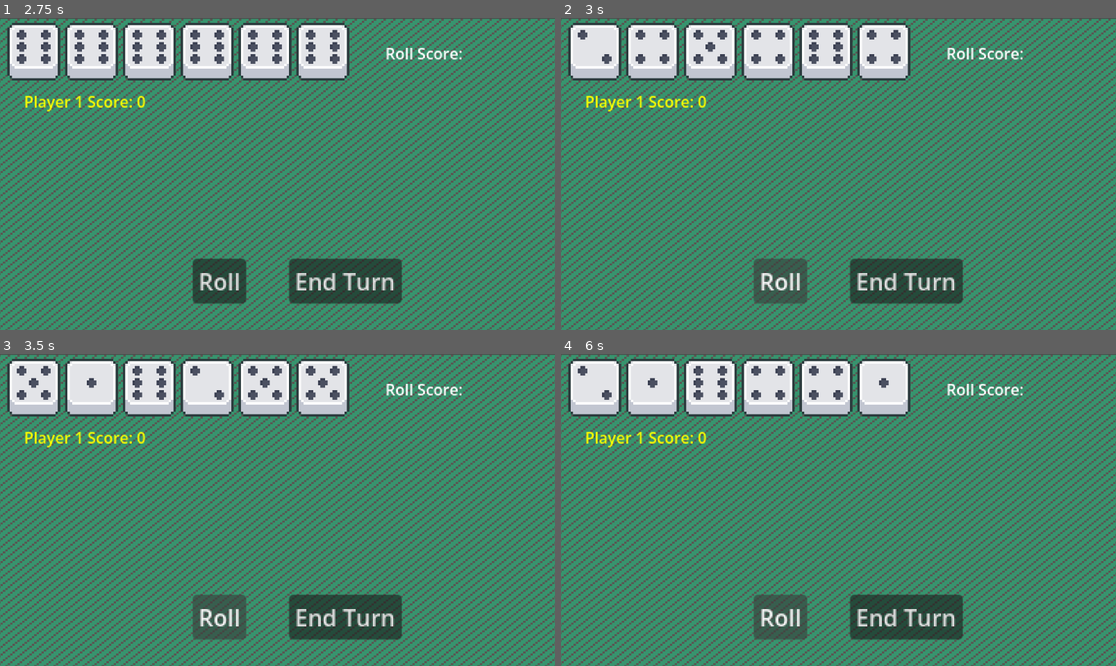
Above: before the commit, frames 1-4 (two rows, left to right).
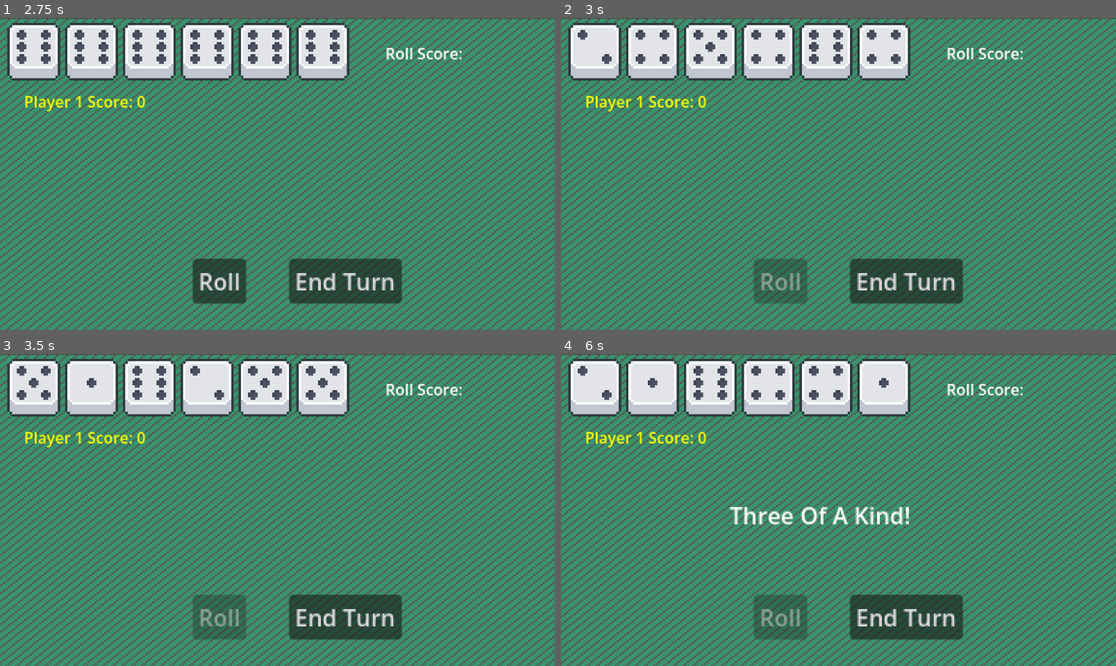
Above: after the commit, the same moments.

Repository: alanmiller41/Chicken-Dice
Game: Godot game, scene res://main_menu.tscn
The game is run twice, just before and just after one commit, with the same random seed, the same clock (stepped at 60 frames per second) and the same inputs.
Inputs:
- Up to frame 1 (2.75 s): click "+" at 0.5 s; click "-" at 1.25 s; click "Start" at 2 s
- Up to frame 2 (3 s): click "Roll" at 2.75 s
- Up to frame 3 (3.5 s): no input
- Up to frame 4 (6 s): click "End Turn" at 3.5 s; click "Roll" at 4.25 s; click "End Turn" at 5 s; click "Roll" at 5.75 s

Frame 1 is identical in both runs. In frame 2, 0.2% of the frame differs, in the area x 36-44%, y 81-88%; in frame 3, 0.2%; in frame 4, 1.1%, in the area x 30-63%, y 48-88%.

Commit message:
connected signals to instantiated players

Diff:
--- a/Player.gd
+++ b/Player.gd
@@ -17,6 +17,7 @@
 signal hot_dice
 
 signal start_player_turn
+signal end_player_turn
 
 # Called when the node enters the scene tree for the first time.
 func _ready():
@@ -32,6 +33,8 @@
 
 func end_turn():
 	#TODO pass turn to next player
+	is_players_turn = false
+	end_player_turn.emit(player_number)
 	turn_value = 0
 
 func determine_roll_value(dice):
--- a/level.gd
+++ b/level.gd
@@ -3,19 +3,39 @@
 # Level loads when you select play on the main menu
 
 var Players = []
+var dice
 var UI
 
 # Called when the node enters the scene tree for the first time.
 func _ready():
 
 	UI = $UI
+	dice = $Dice
 
 	var player_scene = preload("res://player.tscn")
 
 	for i in range(Global.player_count):
 		var player = player_scene.instantiate()
 		player.player_number = i+1
+
+		# Connect player signals to other nodes
 		player.start_player_turn.connect(UI.on_start_player_turn)
+		player.end_player_turn.connect(UI.on_end_player_turn)
+		player.end_player_turn.connect(on_end_player_turn)
+		player._on_roll_score_changed.connect(UI._on_roll_score_changed)
+		player.display_player_message.connect(UI._on_display_player_message)
+		player.on_total_score_changed.connect(UI._on_player_on_total_score_changed)
+		player.toggle_roll_button.connect(UI._on_player_toggle_roll_button)
+		player.hot_dice.connect(dice._on_player_hot_dice)
+
+		# Connect external signals to player
+		dice.on_die_held.connect(player.on_die_held)
+		dice.on_die_released.connect(player.on_die_released)
+		dice.dice_finished_rolling.connect(player._on_dice_dice_finished_rolling)
+
+		UI.on_roll_button_pressed.connect(player._on_roll_button_pressed)
+		UI.on_end_turn_button_pressed.connect(player._on_end_turn_button_pressed)
+
 		add_child(player)
 		Players.append(player)
 
@@ -26,3 +46,10 @@
 # Called every frame. 'delta' is the elapsed time since the previous frame.
 func _process(delta):
 	pass
+
+func on_end_player_turn(player_num):
+	print("player turn ended")
+	if player_num >= Global.player_count:
+		Players[0].start_turn()
+	else:
+		Players[player_num].start_turn()
--- a/level.tscn
+++ b/level.tscn
@@ -1,14 +1,14 @@
-[gd_scene load_steps=5 format=3 uid="uid://cxv5mu74wwy83"]
+[gd_scene format=3 uid="uid://cxv5mu74wwy83"]
 
 [ext_resource type="Texture2D" uid="uid://bmhaxa3mc2nvo" path="res://Sprites/dice_background.png" id="1_2fvvi"]
-[ext_resource type="Script" path="res://level.gd" id="1_il1h7"]
+[ext_resource type="Script" uid="uid://xf6mbaduby88" path="res://level.gd" id="1_il1h7"]
 [ext_resource type="PackedScene" uid="uid://bxho6ml6rk0ij" path="res://dice.tscn" id="2_a751q"]
 [ext_resource type="PackedScene" uid="uid://caixqdfj4laq4" path="res://ui.tscn" id="3_dh5fm"]
 
-[node name="Level" type="Node2D"]
+[node name="Level" type="Node2D" unique_id=1600767554]
 script = ExtResource("1_il1h7")
 
-[node name="Sprite2D" type="Sprite2D" parent="."]
+[node name="Sprite2D" type="Sprite2D" parent="." unique_id=1089886597]
 texture_repeat = 2
 position = Vector2(576, 326)
 scale = Vector2(5, 4)
@@ -16,9 +16,9 @@
 region_enabled = true
 region_rect = Rect2(0, 0, 238, 162)
 
-[node name="Dice" parent="." instance=ExtResource("2_a751q")]
+[node name="Dice" parent="." unique_id=1662143045 instance=ExtResource("2_a751q")]
 
-[node name="UI" parent="." instance=ExtResource("3_dh5fm")]
+[node name="UI" parent="." unique_id=1348734979 instance=ExtResource("3_dh5fm")]
 
 [connection signal="on_end_turn_button_pressed" from="UI" to="Dice" method="_on_end_turn_button_pressed"]
 [connection signal="on_roll_button_pressed" from="UI" to="Dice" method="on_roll_button_pressed"]
--- a/main_menu.tscn
+++ b/main_menu.tscn
@@ -1,17 +1,17 @@
-[gd_scene load_steps=2 format=3 uid="uid://duoh68pwphxjb"]
+[gd_scene format=3 uid="uid://duoh68pwphxjb"]
 
-[ext_resource type="Script" path="res://Main Menu.gd" id="1_uce4c"]
+[ext_resource type="Script" uid="uid://bjrpu4ofwog4m" path="res://Main Menu.gd" id="1_uce4c"]
 
-[node name="MainMenu" type="Node2D"]
+[node name="MainMenu" type="Node2D" unique_id=1942464263]
 script = ExtResource("1_uce4c")
 
-[node name="ButtonManager" type="Control" parent="."]
+[node name="ButtonManager" type="Control" parent="." unique_id=333967630]
 layout_mode = 3
 anchors_preset = 0
 offset_right = 40.0
 offset_bottom = 40.0
 
-[node name="Start" type="Button" parent="ButtonManager"]
+[node name="Start" type="Button" parent="ButtonManager" unique_id=1015334235]
 layout_mode = 0
 offset_left = 512.0
 offset_top = 366.0
@@ -19,7 +19,7 @@
 offset_bottom = 411.0
 text = "Start"
 
-[node name="Quit" type="Button" parent="ButtonManager"]
+[node name="Quit" type="Button" parent="ButtonManager" unique_id=893613152]
 layout_mode = 0
 offset_left = 506.0
 offset_top = 500.0
@@ -27,7 +27,7 @@
 offset_bottom = 547.0
 text = "Quit"
 
-[node name="PlayerCountPlus" type="Button" parent="ButtonManager"]
+[node name="PlayerCountPlus" type="Button" parent="ButtonManager" unique_id=716581496]
 layout_mode = 0
 offset_left = 639.0
 offset_top = 433.0
@@ -35,7 +35,7 @@
 offset_bottom = 464.0
 text = "+"
 
-[node name="PlayerCountMinus" type="Button" parent="ButtonManager"]
+[node name="PlayerCountMinus" type="Button" parent="ButtonManager" unique_id=177772389]
 layout_mode = 0
 offset_left = 513.0
 offset_top = 435.0
@@ -43,7 +43,7 @@
 offset_bottom = 466.0
 text = "-"
 
-[node name="PlayerCountLabel" type="Label" parent="ButtonManager"]
+[node name="PlayerCountLabel" type="Label" parent="ButtonManager" unique_id=2119155337]
 layout_mode = 1
 anchors_preset = -1
 anchor_left = 14.6
--- a/player.tscn
+++ b/player.tscn
@@ -1,6 +1,6 @@
-[gd_scene load_steps=2 format=3 uid="uid://c7u8n7gxkbo88"]
+[gd_scene format=3 uid="uid://c7u8n7gxkbo88"]
 
-[ext_resource type="Script" path="res://Player.gd" id="1_ygihg"]
+[ext_resource type="Script" uid="uid://cx24jtk8qa0gp" path="res://Player.gd" id="1_ygihg"]
 
-[node name="Player" type="Node2D"]
+[node name="Player" type="Node2D" unique_id=1911947707]
 script = ExtResource("1_ygihg")
--- a/project.godot
+++ b/project.godot
@@ -8,11 +8,15 @@
 
 config_version=5
 
+[animation]
+
+compatibility/default_parent_skeleton_in_mesh_instance_3d=true
+
 [application]
 
 config/name="Chicken_Dice"
 run/main_scene="res://main_menu.tscn"
-config/features=PackedStringArray("4.2", "GL Compatibility")
+config/features=PackedStringArray("4.6", "GL Compatibility")
 config/icon="res://icon.svg"
 
 [autoload]
--- a/ui.gd
+++ b/ui.gd
@@ -68,3 +68,6 @@
 
 func on_start_player_turn(player):
 	total_score_labels[player-1].add_theme_color_override("font_color", Color("fcff00"))
+
+func on_end_player_turn(player):
+	total_score_labels[player-1].add_theme_color_override("font_color", Color("ffff"))
--- a/ui.tscn
+++ b/ui.tscn
@@ -1,8 +1,8 @@
-[gd_scene load_steps=2 format=3 uid="uid://caixqdfj4laq4"]
+[gd_scene format=3 uid="uid://caixqdfj4laq4"]
 
-[ext_resource type="Script" path="res://ui.gd" id="1_666nc"]
+[ext_resource type="Script" uid="uid://4dqo2q4x4pj5" path="res://ui.gd" id="1_666nc"]
 
-[node name="UI" type="Control"]
+[node name="UI" type="Control" unique_id=1579128484]
 layout_mode = 3
 anchors_preset = 15
 anchor_right = 1.0
@@ -11,30 +11,30 @@
 grow_vertical = 2
 script = ExtResource("1_666nc")
 
-[node name="RollButton" type="Button" parent="."]
+[node name="RollButton" type="Button" parent="." unique_id=1384333804]
 layout_mode = 0
 offset_right = 8.0
 offset_bottom = 8.0
 text = "Roll"
 
-[node name="EndTurnButton" type="Button" parent="."]
+[node name="EndTurnButton" type="Button" parent="." unique_id=472324950]
 layout_mode = 0
 offset_right = 8.0
 offset_bottom = 8.0
 text = "End Turn"
 
-[node name="TurnScore" type="Label" parent="."]
+[node name="TurnScore" type="Label" parent="." unique_id=1563630990]
 layout_mode = 0
 offset_right = 40.0
 offset_bottom = 23.0
 text = "Roll Score:"
 
-[node name="MessageBox" type="Label" parent="."]
+[node name="MessageBox" type="Label" parent="." unique_id=975863763]
 layout_mode = 0
 offset_right = 40.0
 offset_bottom = 23.0
 
-[node name="MessageTimer" type="Timer" parent="MessageBox"]
+[node name="MessageTimer" type="Timer" parent="MessageBox" unique_id=452174030]
 one_shot = true
 
 [connection signal="timeout" from="MessageBox/MessageTimer" to="." method="_on_message_timer_timeout"]
Not shown, added: Global.gd.uid
Not shown, added: Main Menu.gd.uid
Not shown, added: Player.gd.uid
Not shown, changed: Sprites/Dice/dice_0_dragging.png.import
Not shown, changed: Sprites/Dice/dice_0_hover.png.import
Not shown, changed: Sprites/Dice/dice_0_normal.png.import
Not shown, changed: Sprites/Dice/dice_1_dragging.png.import
Not shown, changed: Sprites/Dice/dice_1_hover.png.import
Not shown, changed: Sprites/Dice/dice_1_normal.png.import
Not shown, changed: Sprites/Dice/dice_1_perma_hold.png.import
Not shown, changed: Sprites/Dice/dice_2_dragging.png.import
Not shown, changed: Sprites/Dice/dice_2_hover.png.import
(and 23 more such lines)
